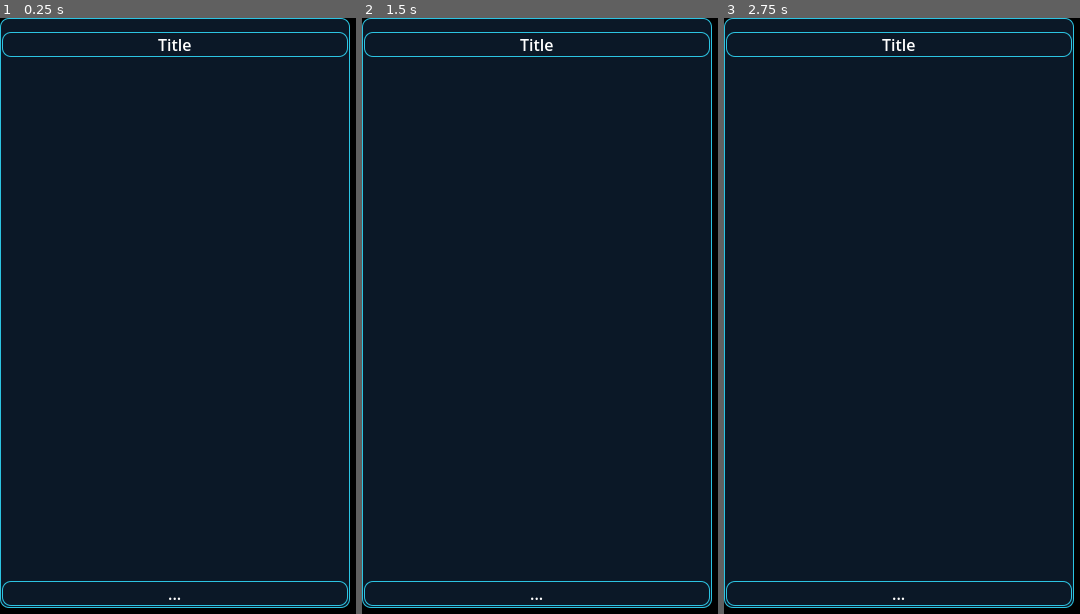
Above: before the commit, frames 1-3 (left to right).
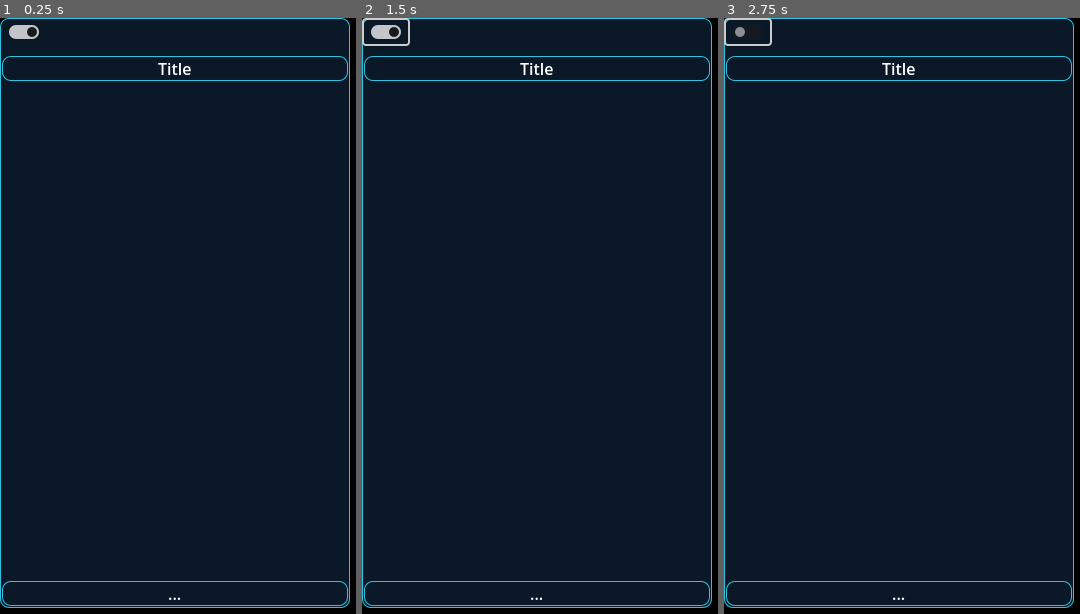
Above: after the commit, the same moments.

Repository: Rac0lW/DeskPet
Game: Godot game, scene res://main.tscn
Same seed, same stepped clock (60 frames per second), same inputs: the game is played once before the commit and once after it.
Inputs (mouse positions are in pixels of both pictures, inside the frame that each line leads up to):
- Up to frame 1 (0.25 s): no input
- Up to frame 2 (1.5 s): click (386, 29) at 0.52 s; click (386, 29) at 1.27 s
- Up to frame 3 (2.75 s): click (748, 29) at 2.02 s

The runs differ from the first frame. In frame 1, 0.7% of the frame differs, in the area x 0-98%, y 1-11%; in frame 2, 0.9%, in the area x 0-98%, y 0-11%; in frame 3, 0.8%.

Commit message:
Add the switching of the window's Pinning.

Diff:
--- /dev/null
+++ b/check_button.gd
@@ -0,0 +1,10 @@
+extends CheckButton
+
+
+
+func _on_button_down() -> void:
+	DisplayServer.window_set_flag(DisplayServer.WINDOW_FLAG_ALWAYS_ON_TOP, true)
+
+
+func _on_button_up() -> void:
+	DisplayServer.window_set_flag(DisplayServer.WINDOW_FLAG_ALWAYS_ON_TOP, false)
--- a/main.tscn
+++ b/main.tscn
@@ -1,7 +1,8 @@
-[gd_scene load_steps=8 format=3 uid="uid://dnfcjel1wylsd"]
+[gd_scene load_steps=9 format=3 uid="uid://dnfcjel1wylsd"]
 
 [ext_resource type="Script" path="res://main.gd" id="1_1f0rb"]
 [ext_resource type="Theme" uid="uid://kwav5ecavs0r" path="res://main.tres" id="1_5rrya"]
+[ext_resource type="Script" path="res://check_button.gd" id="3_86pma"]
 [ext_resource type="Script" path="res://drag.gd" id="3_c67pp"]
 
 [sub_resource type="StyleBoxEmpty" id="StyleBoxEmpty_t3p5s"]
@@ -93,6 +94,12 @@
 [node name="HBoxContainer" type="HBoxContainer" parent="MarginContainer/PanelContainer/VBoxContainer"]
 layout_mode = 2
 
+[node name="CheckButton" type="CheckButton" parent="MarginContainer/PanelContainer/VBoxContainer/HBoxContainer"]
+layout_mode = 2
+tooltip_text = "Always on Top?"
+button_pressed = true
+script = ExtResource("3_86pma")
+
 [node name="HSeparator2" type="HSeparator" parent="MarginContainer/PanelContainer/VBoxContainer"]
 layout_mode = 2
 theme_override_styles/separator = SubResource("StyleBoxEmpty_t3p5s")
@@ -124,5 +131,7 @@
 "": SubResource("AnimationLibrary_5apy5")
 }
 
+[connection signal="button_down" from="MarginContainer/PanelContainer/VBoxContainer/HBoxContainer/CheckButton" to="MarginContainer/PanelContainer/VBoxContainer/HBoxContainer/CheckButton" method="_on_button_down"]
+[connection signal="button_up" from="MarginContainer/PanelContainer/VBoxContainer/HBoxContainer/CheckButton" to="MarginContainer/PanelContainer/VBoxContainer/HBoxContainer/CheckButton" method="_on_button_up"]
 [connection signal="mouse_entered" from="MarginContainer/PanelContainer/VBoxContainer/Label" to="MarginContainer/PanelContainer/VBoxContainer/Label" method="_on_mouse_entered"]
 [connection signal="mouse_exited" from="MarginContainer/PanelContainer/VBoxContainer/Label" to="MarginContainer/PanelContainer/VBoxContainer/Label" method="_on_mouse_exited"]
